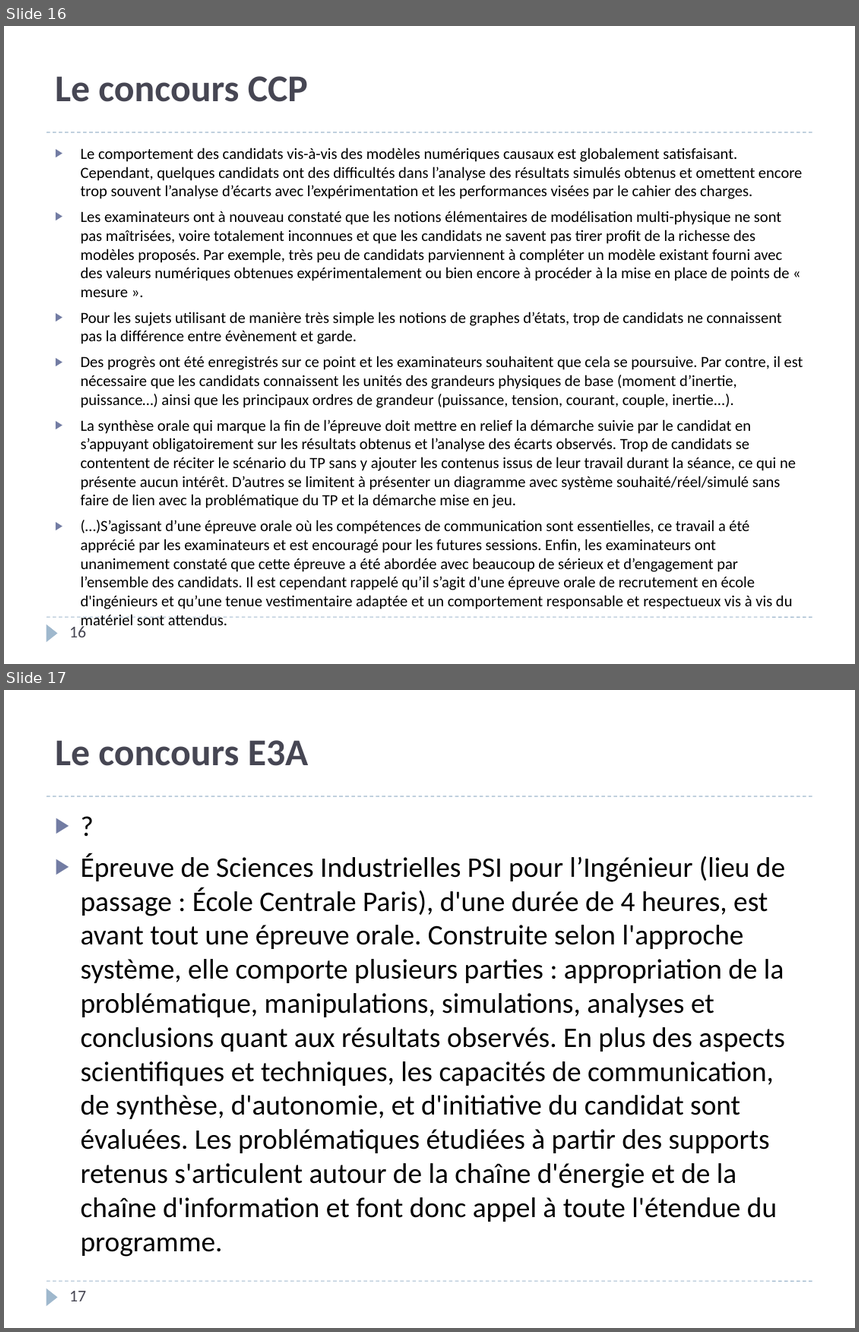
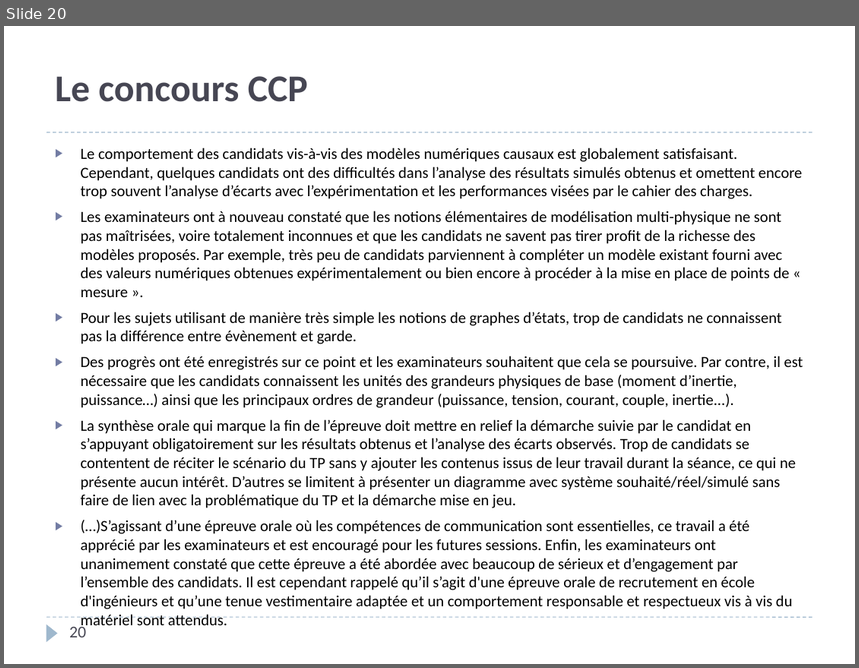
Before and after one commit to xpessoles/PSI, a slide deck: PreparationOral/PreparationOral.pptx. Shown one above the other, each under a label of ours: slides 16 and 17 before the commit, slide 20 after it. The pictures are 859x1332 and 859x668 pixels, drawn with LibreOffice and Linux fonts; fonts in the diff are those of the drawing. Boxes give left, top, right and bottom in pixels: in the first picture for what was removed or moved away, otherwise in the second. Text is boxed around its words. In the diff, an @@ line names an element or a change of style, - is before the commit and + after.

```diff
--- a/PreparationOral/PreparationOral.pptx
+++ b/PreparationOral/PreparationOral.pptx
@@ slide 17 removed at (4, 690, 855, 1328), background #FFFFFF; not listed: 3 template elements that a slide beside it also shows @@
@@ title removed at (55, 740, 309, 766) @@
-Le concours E3A
@@ text removed at (81, 853, 785, 1257) @@
-▶ ?
-▶ Épreuve de Sciences Industrielles PSI pour l’Ingénieur (lieu de passage : École Centrale Paris), d'une durée de 4 heures, est avant tout une épreuve orale. Construite selon l'approche système, elle comporte plusieurs parties : appropriation de la problématique, manipulations, simulations, analyses et conclusions quant aux résultats observés. En plus des aspects scientifiques et techniques, les capacités de communication, de synthèse, d'autonomie, et d'initiative du candidat sont évaluées. Les problématiques étudiées à partir des supports retenus s'articulent autour de la chaîne d'énergie et de la chaîne d'information et font donc appel à toute l'étendue du programme.
@@ page number removed at (69, 1291, 86, 1302) @@
-17
@@ what was slide 16 is now slide 20 @@
@@ page number at (69, 624, 86, 638): text changed @@
-16
+20
```
Also in this commit, not shown: 8 slides changed, 3 slides added, 1 other slide removed.
